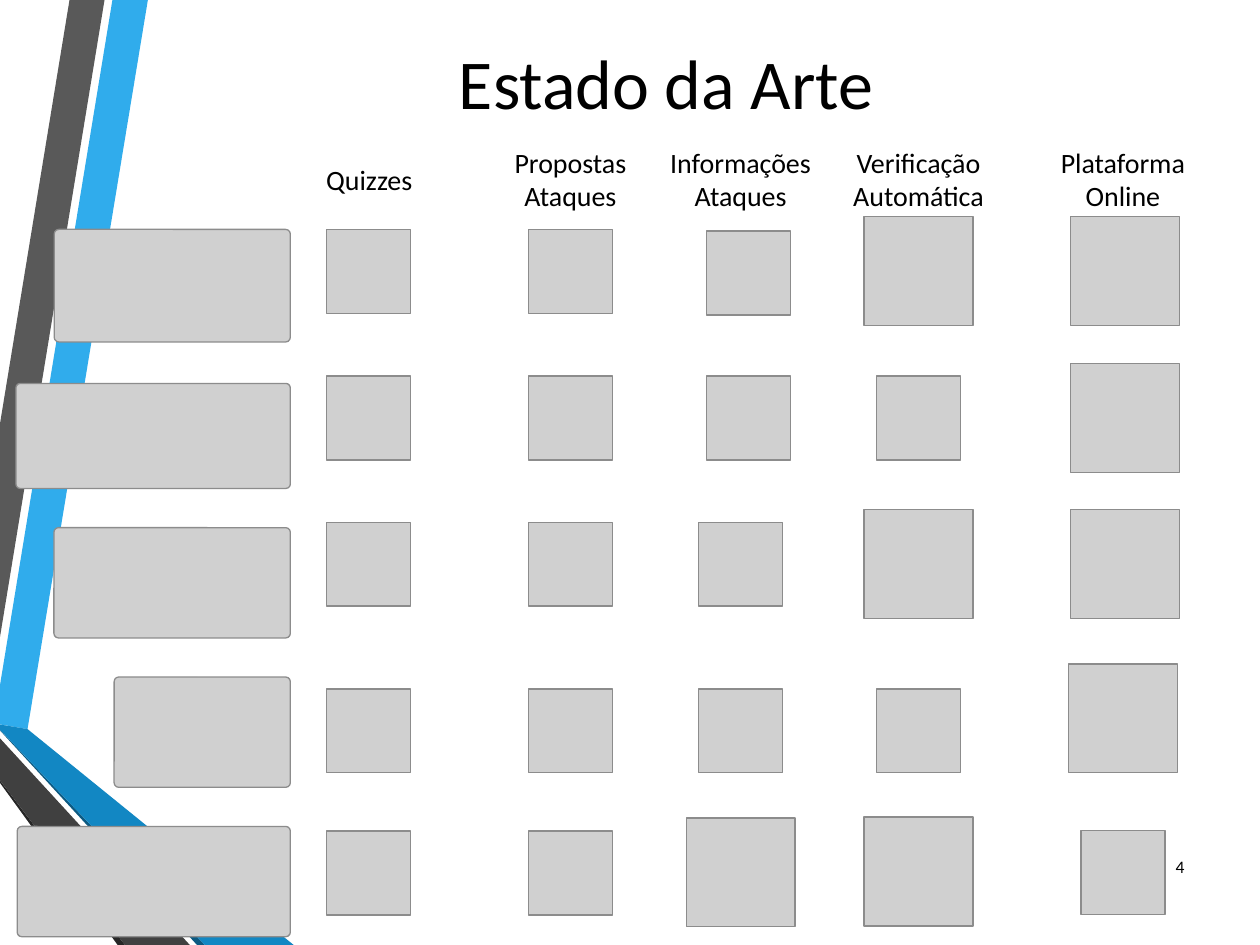
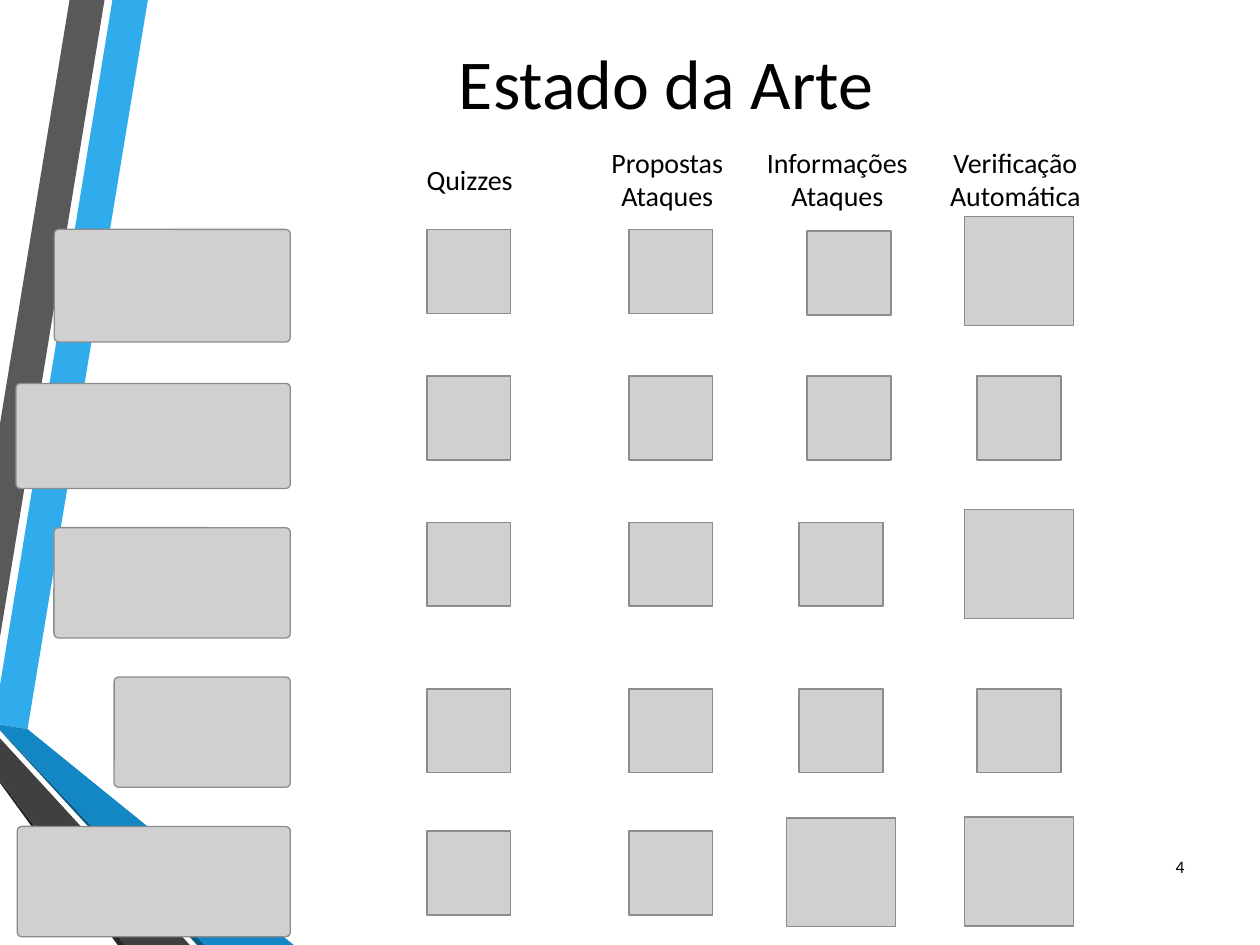
Before and after one commit to ruiparedes/ProjetoFinal, a slide deck: slide 4 of Documentos/Apresentacao Intermedia- Projeto - LabSecurity.pptx. Drawn at 1260x945 pixels with LibreOffice and Linux fonts; fonts in the diff are those of the drawing; grey boxes stand for pictures; background and template pictures are left out. Boxes give left, top, right and bottom in pixels: in the first picture for what was removed or moved away, otherwise in the second. Text is boxed around its words. In the diff, an @@ line names an element or a change of style, - is before the commit and + after.

```diff
--- a/Documentos/Apresentacao Intermedia- Projeto - LabSecurity.pptx
+++ b/Documentos/Apresentacao Intermedia- Projeto - LabSecurity.pptx
@@ 3 texts: place and size @@
-3 texts at (515, 153, 983, 211)
+3 texts at (611, 153, 1080, 211)
@@ 20 pictures, 1 text: place and size @@
-20 pictures, 1 text at (326, 170, 973, 926)
+20 pictures, 1 text at (427, 171, 1074, 926)
@@ text removed at (1061, 153, 1185, 207) @@
-Plataforma
-Online
@@ picture removed at (1071, 217, 1179, 325) @@
@@ picture removed at (1071, 364, 1179, 472) @@
@@ picture removed at (1071, 510, 1179, 619) @@
@@ picture removed at (1068, 664, 1177, 772) @@
@@ picture removed at (1081, 830, 1166, 915) @@
```
Also in this commit, not shown: 1 other file.
